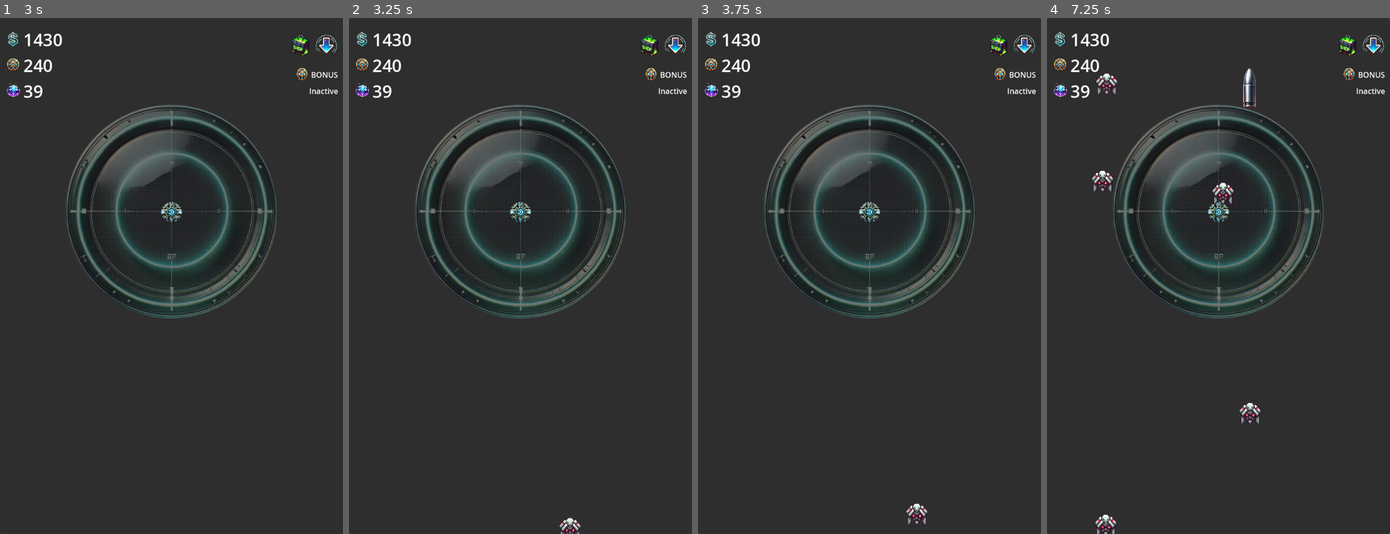
Above: before the commit, frames 1-4 (left to right).
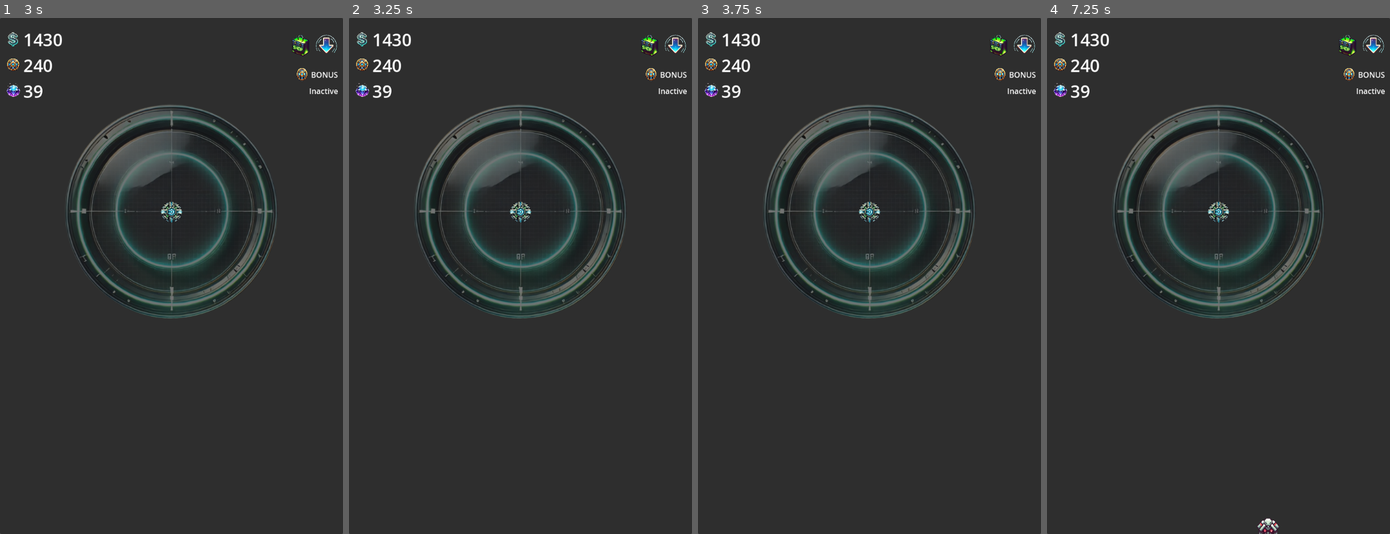
Above: after the commit, the same moments.

Repository: ascyrax/circle-defence
Game: Godot game, scene res://main.tscn
Same seed, same stepped clock (60 frames per second), same inputs: the game is played once before the commit and once after it.
Inputs (mouse positions are in pixels of both pictures, inside the frame that each line leads up to):
- Up to frame 1 (3 s): click (54, 353) at 0.5 s; click (284, 353) at 1.25 s; click "BATTLE" at 2 s; tap Enter at 2.75 s
- Up to frame 2 (3.25 s): no input
- Up to frame 3 (3.75 s): no input
- Up to frame 4 (7.25 s): no input

Frame 1 is identical in both runs. In frame 2, 0.1% of the frame differs, in the area x 61-68%, y 96-100%; in frame 3, 0.2%; in frame 4, 1.1%, in the area x 12-68%, y 9-100%.

Commit message:
destroy bullet + enemy logic

Diff:
--- a/bullet.gd
+++ b/bullet.gd
@@ -1,6 +1,6 @@
 extends Node2D
 
-@export var speed: float = 150.0
+@export var speed: float = 250.0
 var direction:Vector2 = Vector2.ZERO
 var targetEnemey: Area2D
 var damage: float
@@ -15,7 +15,6 @@
 	position += direction * speed * delta
 
 func _set_direction(newDirection: Vector2):
-	print("set_direction: ", newDirection)
 	direction = newDirection
 
 func set_target_enemy(enemy: Area2D):
@@ -24,3 +23,6 @@
 
 
 # on collision between the bullet and the enemy, destroy the bullet, and reduce enemy health
+func on_enemy_hit(enemy: Area2D):
+	if(enemy.get_parent().is_in_group("enemies") && enemy == targetEnemey):
+		queue_free()
--- a/bullet.tscn
+++ b/bullet.tscn
@@ -18,3 +18,5 @@
 
 [node name="CollisionShape2D" type="CollisionShape2D" parent="Area2D"]
 shape = SubResource("CapsuleShape2D_nx1v1")
+
+[connection signal="area_entered" from="Area2D" to="." method="on_enemy_hit"]
--- a/enemy.gd
+++ b/enemy.gd
@@ -25,3 +25,8 @@
 	var correctScaleY = (enemyCollisionShape2D.size.y * 1.0) / (enemySprite.texture.get_height() * 1.0)
 	#print(correctScaleX, correctScaleY)
 	enemySprite.scale = Vector2(correctScaleX, correctScaleY)
+
+func on_bullet_hit(bullet: Area2D):
+	if(bullet.get_parent().is_in_group("bullets")):
+		if(health <= 0.0):
+			queue_free()
--- a/enemy.tscn
+++ b/enemy.tscn
@@ -16,3 +16,5 @@
 
 [node name="Sprite2D" type="Sprite2D" parent="Area2D"]
 texture = ExtResource("1_iyxtb")
+
+[connection signal="area_entered" from="Area2D" to="." method="on_bullet_hit"]
--- a/gamePlay.gd
+++ b/gamePlay.gd
@@ -2,7 +2,7 @@
 
 @export var enemyScene: PackedScene  # Drag your Enemy scene here
 @export var shooterScene: PackedScene
-var enemySpawnInterval: float = 1
+var enemySpawnInterval: float = 5
 var shooterContainerPosition
 var shooterGlobalPosition
 
--- a/shooter.gd
+++ b/shooter.gd
@@ -48,7 +48,6 @@
 	bullet.damage = 1.0 # TODO. replace the hardcoded value
 	if(enemiesInRange.size()):
 		add_child(bullet)
-		print(enemiesInRange.size(), enemiesInRange)
 		var enemyArea2D = enemiesInRange[0] as Area2D
 		var enemyRootNode2D = enemyArea2D.get_parent()
 		bullet.set_target_enemy(enemyArea2D)
@@ -59,7 +58,6 @@
 		# hence, i am deciding previously a legit target for each bullet
 		# hence, i have removed any enemy which is alive when the next bullet leave the
 		# shooter, but will be dead before this bullet could reach it
-		if(enemyRootNode2D.health <= bullet.damage):
+		enemyRootNode2D.health -= bullet.damage
+		if(enemyRootNode2D.health <= 0.0):
 			enemiesInRange.erase(enemyArea2D) # TODO. USE AN OPTIMAL METHOD
-		else:
-			enemyRootNode2D.health -= bullet.damage
